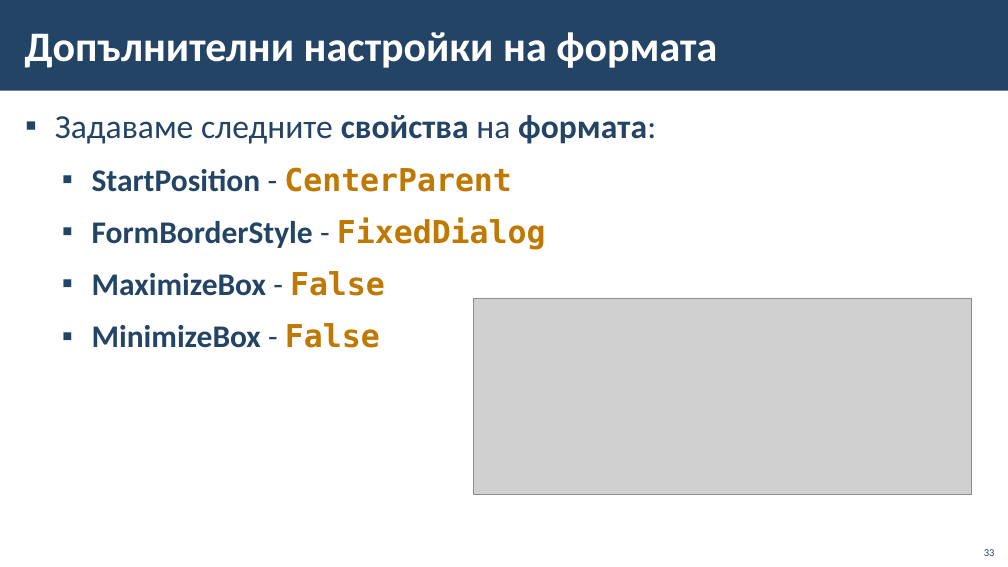
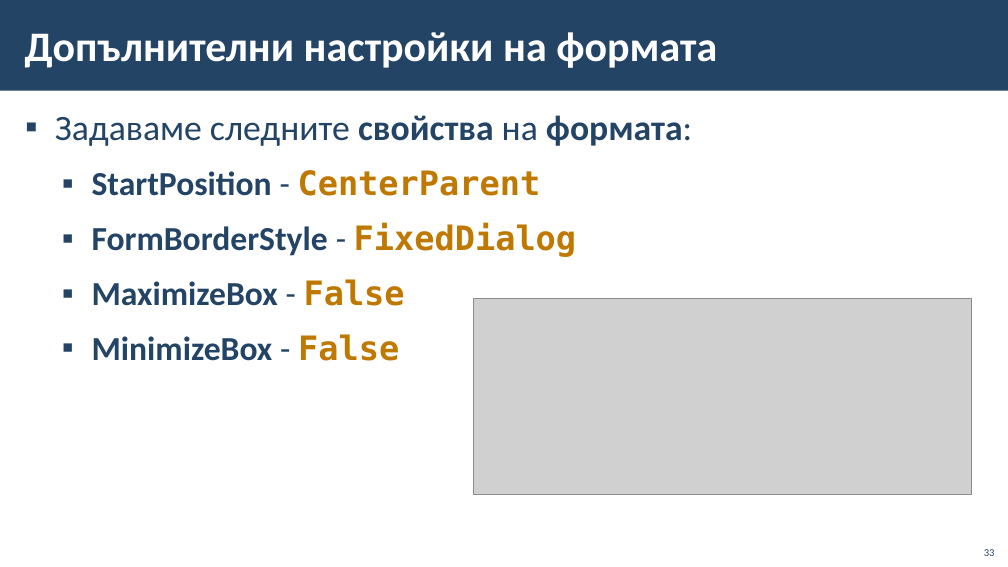
Before and after one commit to BG-IT-Edu/School-Programming, a slide deck: slide 33 of Courses/Software-Sciences/Module-4-Information-Systems-New/06-CRUD-with-EF-and-Windows-Forms/06-CRUD-with-EF-Core-and-Windows-Forms.pptx. Drawn at 1008x567 pixels with LibreOffice and Linux fonts; fonts in the diff are those of the drawing; grey boxes stand for pictures; background and template pictures are left out. Boxes give left, top, right and bottom in pixels: in the first picture for what was removed or moved away, otherwise in the second. Text is boxed around its words. In the diff, an @@ line names an element or a change of style, - is before the commit and + after.

```diff
--- a/Courses/Software-Sciences/Module-4-Information-Systems-New/06-CRUD-with-EF-and-Windows-Forms/06-CRUD-with-EF-Core-and-Windows-Forms.pptx
+++ b/Courses/Software-Sciences/Module-4-Information-Systems-New/06-CRUD-with-EF-and-Windows-Forms/06-CRUD-with-EF-Core-and-Windows-Forms.pptx
@@ text "Задаваме следните свойства на формата:" at [55, 115, 692, 361]: size 32 to 34 pt in "Задаваме следните свойства на формата:"; size 30 to 32 pt in "StartPosition - CenterParent", "FormBorderStyle - FixedDialog", "MaximizeBox - False", "MinimizeBox - False" @@
```
Also in this commit, not shown: 9 other slides changed.
